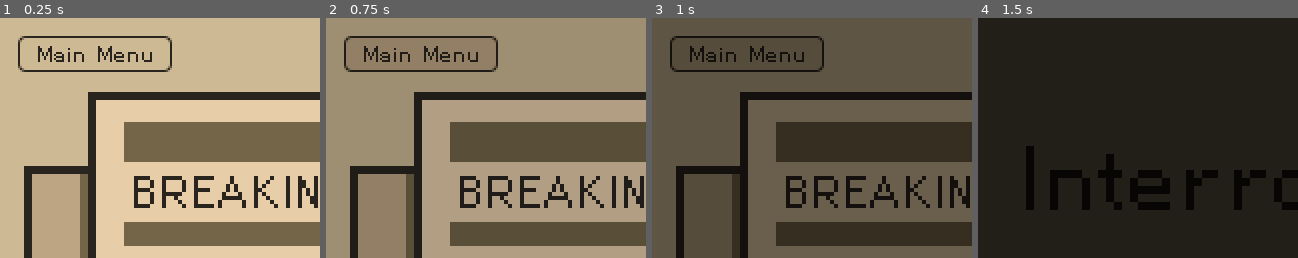
Above: before the commit, frames 1-4 (left to right).
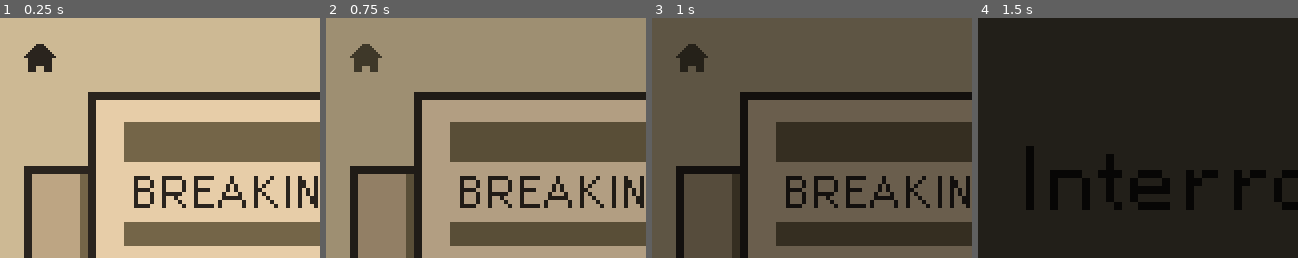
Above: after the commit, the same moments.

Repository: hkattt/game-off-2024
Game: Godot game, scene res://scenes/screens/lose.tscn
Same seed, same stepped clock (60 frames per second), same inputs: the game is played once before the commit and once after it. This scene is started directly instead of the project's main scene. Sound files missing from this copy of the repository are replaced by a short silence.
Inputs (mouse positions are % of the whole screen's width and height, from its top left; square brackets give the same spot before the commit, where the layout moved):
- Up to frame 1 (0.25 s): no input
- Up to frame 2 (0.75 s): click (6, 8) [15, 8] at 0.5 s
- Up to frame 3 (1 s): no input
- Up to frame 4 (1.5 s): tap Enter (ui_accept) at 1.25 s; hold Right (ui_right) from 1.28 s (still down)
The pictures show only the part of the screen within x 0-50%, y 0-50%; the shares and areas given below are measured in that part.

The runs differ from the first frame. In frame 1, 2.1% of the frame differs, in the area x 5-54%, y 7-23%; in frame 2, 2.2%; in frame 3, 2.0%; in frame 4, nothing differs.

Commit message:
Improved home button

Diff:
--- a/game-off-2024/scenes/screens/lose.tscn
+++ b/game-off-2024/scenes/screens/lose.tscn
@@ -43,4 +43,15 @@
 position = Vector2(239, 169)
 scale = Vector2(1.09961, 1.09961)
 
-[node name="MainMenuButton" parent="." instance=ExtResource("4_km75t")]
+[node name="MarginContainer" type="MarginContainer" parent="."]
+offset_right = 40.0
+offset_bottom = 40.0
+theme_override_constants/margin_left = 1
+theme_override_constants/margin_top = 1
+theme_override_constants/margin_right = 1
+theme_override_constants/margin_bottom = 1
+
+[node name="MainMenuButton" parent="MarginContainer" instance=ExtResource("4_km75t")]
+layout_mode = 2
+size_flags_horizontal = 4
+size_flags_vertical = 4
--- a/game-off-2024/scenes/screens/victory.tscn
+++ b/game-off-2024/scenes/screens/victory.tscn
@@ -43,4 +43,15 @@
 position = Vector2(239, 165)
 scale = Vector2(1.21875, 1.21875)
 
-[node name="MainMenuButton" parent="." instance=ExtResource("4_vla7a")]
+[node name="MarginContainer" type="MarginContainer" parent="."]
+offset_right = 40.0
+offset_bottom = 40.0
+theme_override_constants/margin_left = 1
+theme_override_constants/margin_top = 1
+theme_override_constants/margin_right = 1
+theme_override_constants/margin_bottom = 1
+
+[node name="MainMenuButton" parent="MarginContainer" instance=ExtResource("4_vla7a")]
+layout_mode = 2
+size_flags_horizontal = 4
+size_flags_vertical = 4
--- a/game-off-2024/scenes/ui/main_menu_button.tscn
+++ b/game-off-2024/scenes/ui/main_menu_button.tscn
@@ -1,63 +1,18 @@
-[gd_scene load_steps=5 format=3 uid="uid://dj456m2eant0h"]
+[gd_scene load_steps=4 format=3 uid="uid://dj456m2eant0h"]
 
-[ext_resource type="FontFile" uid="uid://dq4pyxfiswi2f" path="res://assets/font/HelvetiPixel.ttf" id="1_fqq0w"]
+[ext_resource type="Texture2D" uid="uid://dc0lafy7qxjv3" path="res://assets/ui/home-dark.png" id="1_myfbl"]
 [ext_resource type="Script" path="res://scripts/ui/main_menu_button.gd" id="2_1phw7"]
+[ext_resource type="Texture2D" uid="uid://ct7spw4umd5vx" path="res://assets/ui/home-light.png" id="2_fj2el"]
 
-[sub_resource type="StyleBoxFlat" id="StyleBoxFlat_nqqpl"]
-bg_color = Color(0.741176, 0.647059, 0.513726, 1)
-border_width_left = 1
-border_width_top = 1
-border_width_right = 1
-border_width_bottom = 1
-border_color = Color(0.164706, 0.141176, 0.117647, 1)
-corner_radius_top_left = 3
-corner_radius_top_right = 3
-corner_radius_bottom_right = 3
-corner_radius_bottom_left = 3
-expand_margin_left = 1.0
-expand_margin_top = 1.0
-expand_margin_right = 1.0
-expand_margin_bottom = 1.0
-
-[sub_resource type="StyleBoxFlat" id="StyleBoxFlat_7th6f"]
-bg_color = Color(0.803922, 0.72549, 0.580392, 1)
-border_width_left = 1
-border_width_top = 1
-border_width_right = 1
-border_width_bottom = 1
-border_color = Color(0.164706, 0.141176, 0.117647, 1)
-corner_radius_top_left = 3
-corner_radius_top_right = 3
-corner_radius_bottom_right = 3
-corner_radius_bottom_left = 3
-expand_margin_left = 1.0
-expand_margin_top = 1.0
-expand_margin_right = 1.0
-expand_margin_bottom = 1.0
-
-[node name="MainMenuButton" type="Button"]
+[node name="MainMenuButton" type="TextureButton"]
 texture_filter = 3
-custom_minimum_size = Vector2(75, 0)
-offset_left = 10.0
-offset_top = 10.0
-offset_right = 85.0
-offset_bottom = 26.0
+offset_right = 16.0
+offset_bottom = 16.0
 focus_mode = 0
-theme_override_colors/font_hover_pressed_color = Color(0.164706, 0.141176, 0.117647, 1)
-theme_override_colors/font_hover_color = Color(0.164706, 0.141176, 0.117647, 1)
-theme_override_colors/font_pressed_color = Color(0.164706, 0.141176, 0.117647, 1)
-theme_override_colors/font_focus_color = Color(0.164706, 0.141176, 0.117647, 1)
-theme_override_colors/font_color = Color(0.164706, 0.141176, 0.117647, 1)
-theme_override_fonts/font = ExtResource("1_fqq0w")
-theme_override_styles/focus = SubResource("StyleBoxFlat_nqqpl")
-theme_override_styles/hover_pressed_mirrored = SubResource("StyleBoxFlat_nqqpl")
-theme_override_styles/hover_pressed = SubResource("StyleBoxFlat_nqqpl")
-theme_override_styles/hover_mirrored = SubResource("StyleBoxFlat_nqqpl")
-theme_override_styles/hover = SubResource("StyleBoxFlat_nqqpl")
-theme_override_styles/pressed_mirrored = SubResource("StyleBoxFlat_nqqpl")
-theme_override_styles/pressed = SubResource("StyleBoxFlat_nqqpl")
-theme_override_styles/normal = SubResource("StyleBoxFlat_7th6f")
-text = "Main Menu"
+texture_normal = ExtResource("1_myfbl")
+texture_pressed = ExtResource("2_fj2el")
+texture_hover = ExtResource("2_fj2el")
+texture_focused = ExtResource("2_fj2el")
 script = ExtResource("2_1phw7")
 
 [connection signal="button_up" from="." to="." method="_on_button_up"]
--- a/game-off-2024/scripts/ui/main_menu_button.gd
+++ b/game-off-2024/scripts/ui/main_menu_button.gd
@@ -1,4 +1,4 @@
-extends Button
+extends TextureButton
 
 const main_menu: PackedScene = preload("res://scenes/screens/start_menu.tscn")
 
Binary file added: game-off-2024/assets/ui/home-dark.png
Not shown, added: game-off-2024/assets/ui/home-dark.png.import
Binary file added: game-off-2024/assets/ui/home-light.png
Not shown, added: game-off-2024/assets/ui/home-light.png.import
